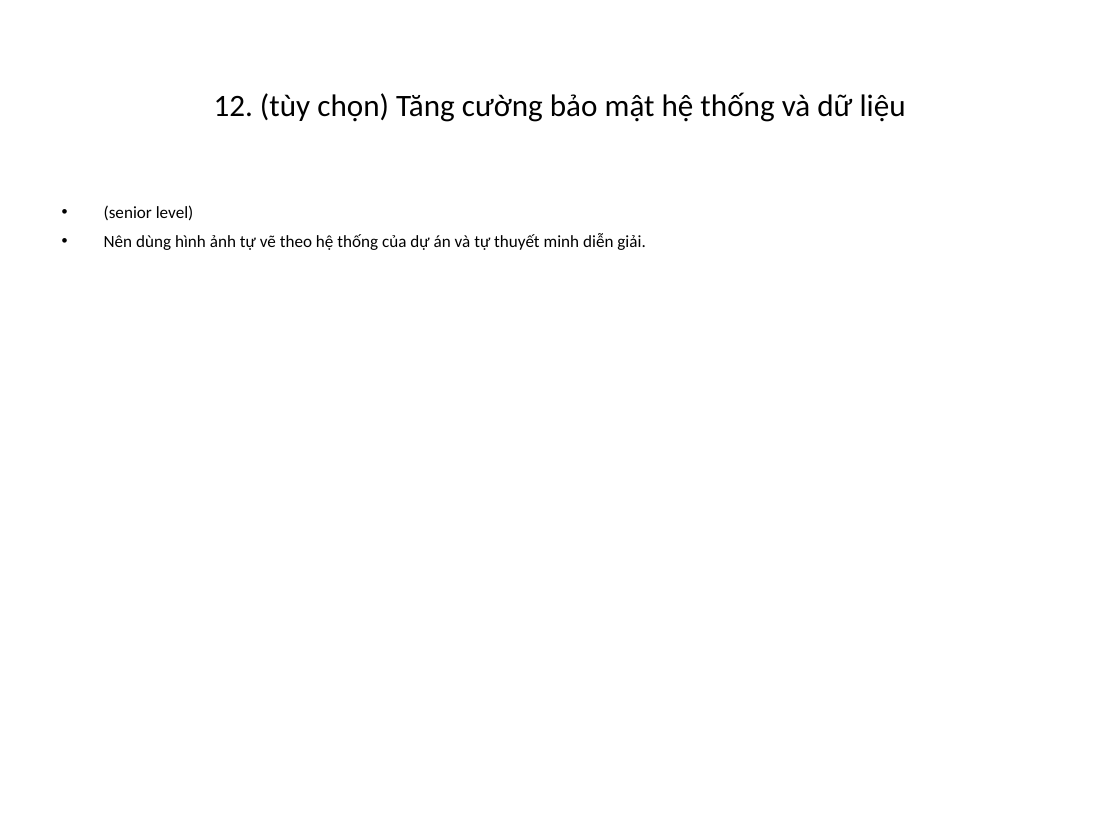
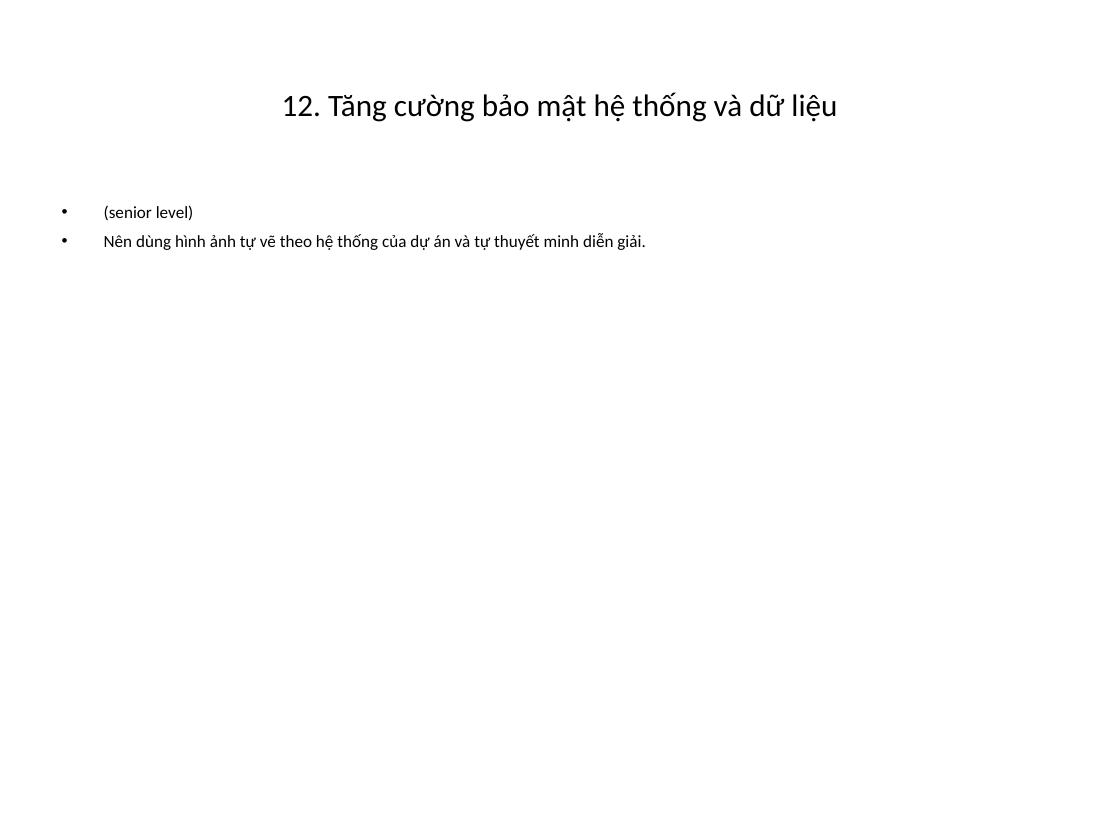
Before and after one commit to foxxiee04/Cab-Booking-System-Project, a slide deck: slide 37 of docs/Thesis-FoxGo-BaoCao.pptx (slide 36 before the commit). Drawn at 1120x840 pixels with LibreOffice and Linux fonts; fonts in the diff are those of the drawing. Boxes give left, top, right and bottom in pixels: in the first picture for what was removed or moved away, otherwise in the second. Text is boxed around its words. In the diff, an @@ line names an element or a change of style, - is before the commit and + after.

```diff
--- a/docs/Thesis-FoxGo-BaoCao.pptx
+++ b/docs/Thesis-FoxGo-BaoCao.pptx
@@ title at box(282, 92, 837, 122): text changed @@
-12. (tùy chọn) Tăng cường bảo mật hệ thống và dữ liệu
+12. Tăng cường bảo mật hệ thống và dữ liệu
```
Also in this commit, not shown: 13 other slides changed, 2 slides added, 2 slides removed, 7 other files.
